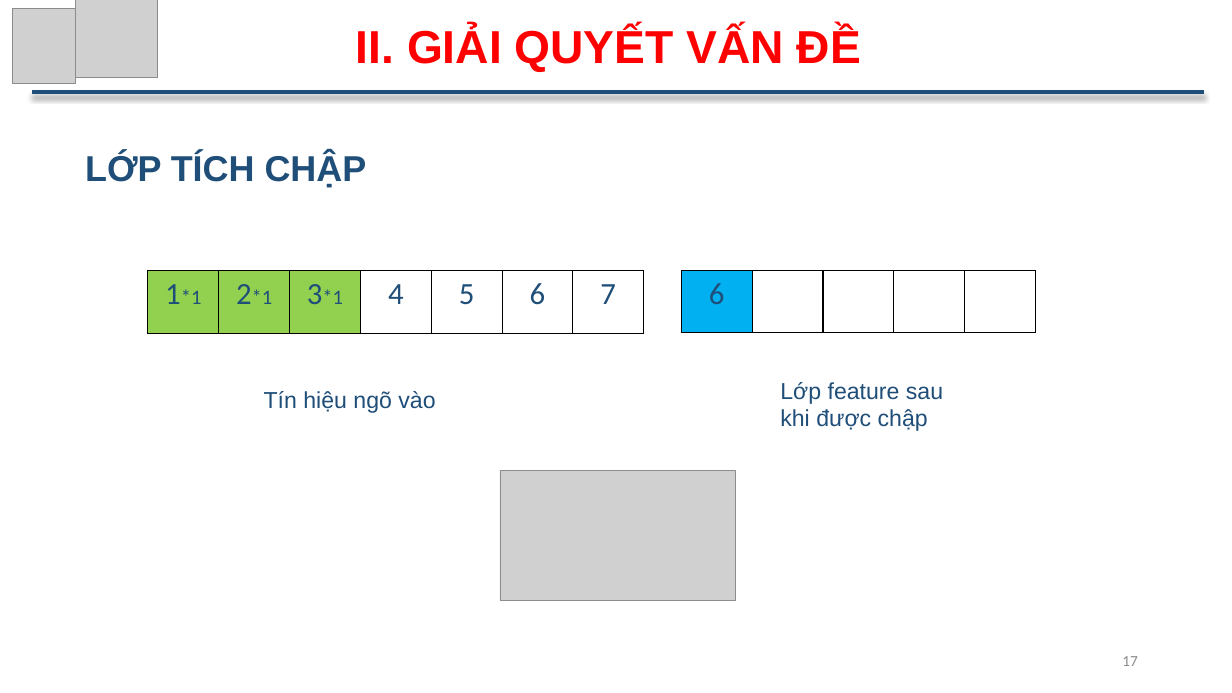
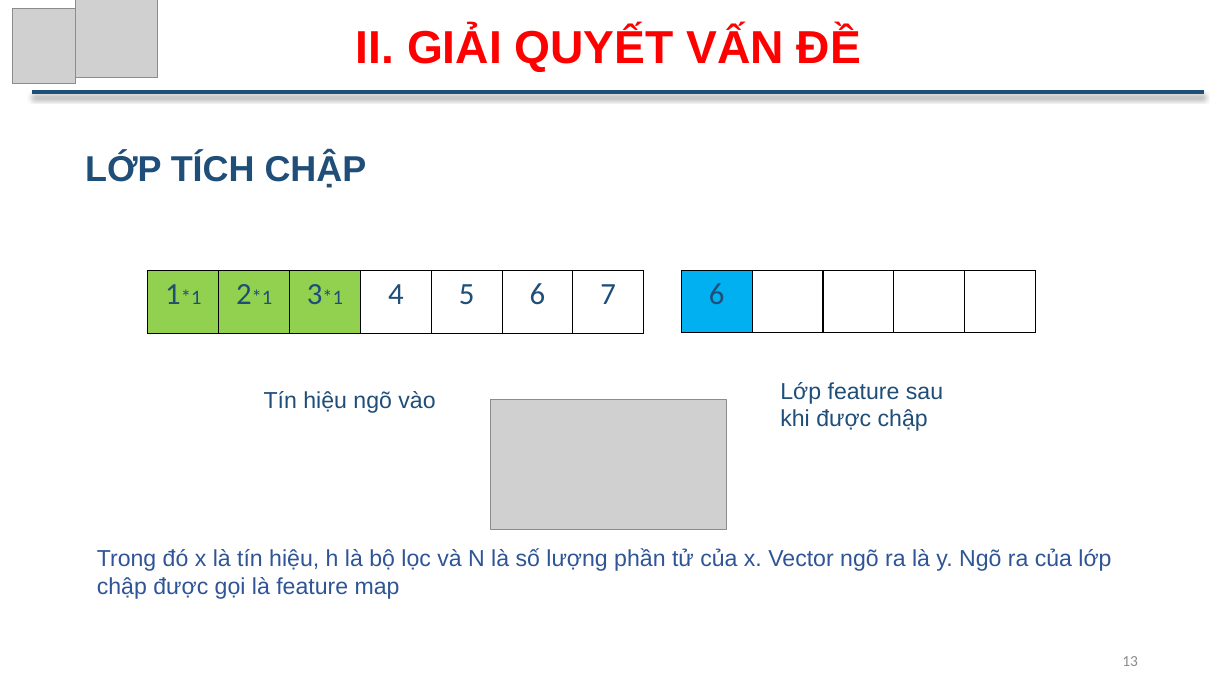
Before and after one commit to ThuTrongNguyen/Thesis, a slide deck: slide 13 of SlideBaoCao_NguyenTrongThu.pptx (slide 17 before the commit). Drawn at 1232x693 pixels with LibreOffice and Linux fonts; fonts in the diff are those of the drawing; grey boxes stand for pictures. Boxes give left, top, right and bottom in pixels: in the first picture for what was removed or moved away, otherwise in the second. Text is boxed around its words. In the diff, an @@ line names an element or a change of style, - is before the commit and + after.

```diff
--- a/SlideBaoCao_NguyenTrongThu.pptx
+++ b/SlideBaoCao_NguyenTrongThu.pptx
@@ picture: place and size @@
-picture at <box>500,470,736,601</box>
+picture at <box>491,400,726,531</box>
@@ text added at <box>97,548,1111,599</box>, 18 pt, text #2F5597 @@
+Trong đó x là tín hiệu, h là bộ lọc và N là số lượng phần tử của x. Vector ngõ ra là y. Ngõ ra của lớp chập được gọi là feature map
@@ page number at <box>1122,656,1138,666</box>: text changed @@
-17
+13
```
Also in this commit, not shown: 9 other slides changed, 3 slides removed, 1 other file.
